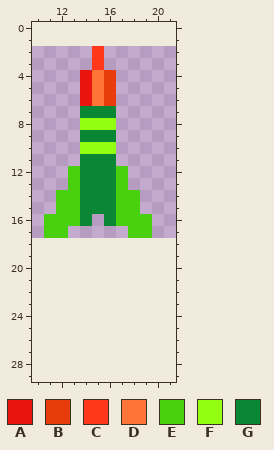
Two states of a pixel-art file, Graphics/_Rocket.ase. The picture above is the old version.
16x16 pixels, 1 frame. Shown: x 10..21, y 0..29. The old version is drawn lined up with the new one, on the new canvas.
Palette (. is transparent): A #e8140d  B #e83c0d  C #ff371b  D #ff7538  E #49d10f  F #93ff13  G #0a8735
Pixels before, first column x 11:
 2 ....C....
 3 ....C....
 4 ...ADB...
 5 ...ADB...
 6 ...ADB...
 7 ...GGG...
 8 ...FFF...
 9 ...GGG...
10 ...FFF...
11 ...GGG...
12 ..EGGGE..
13 ..EGGGE..
14 .EEGGGEE.
15 .EEGGGEE.
16 EEEG.GEEE
17 EE.....EE
New version:
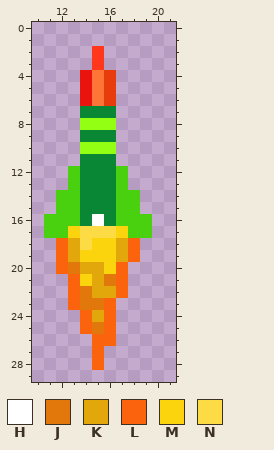
Colours new in this view: H #ffffff  J #e2780b  K #e2a80b  L #fc630d  M #fcd40d  N #fcdb45
Change:
canvas 16x16 -> 32x32, the old top-left corner now at 8,2
y 16: x 15 . -> H
y 17: x 13..17 ..... -> MNNNM
y 18: x 12..18 ....... -> LKNMMKL
y 19: x 12..18 ....... -> LKMMMKL
y 20: x 12..17 ...... -> LJKKML
y 21: x 13..17 ..... -> LMKJL
y 22: x 13..17 ..... -> LJKKL
y 23: x 13..16 .... -> LJJL
y 24: x 14..16 ... -> LKL
y 25: x 14..16 ... -> LJL
y 26: x 15..16 .. -> LL
y 27..28: x 15 . -> L
Boxes around the changes in both pictures, in picture pixels (x1, y1, x2, y2):
added: (56, 214, 140, 370)
